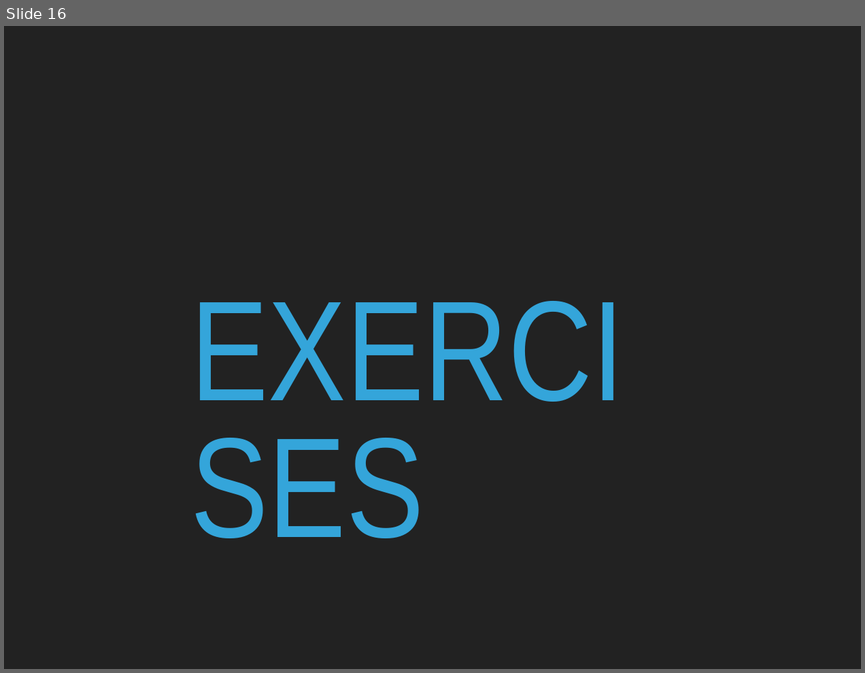
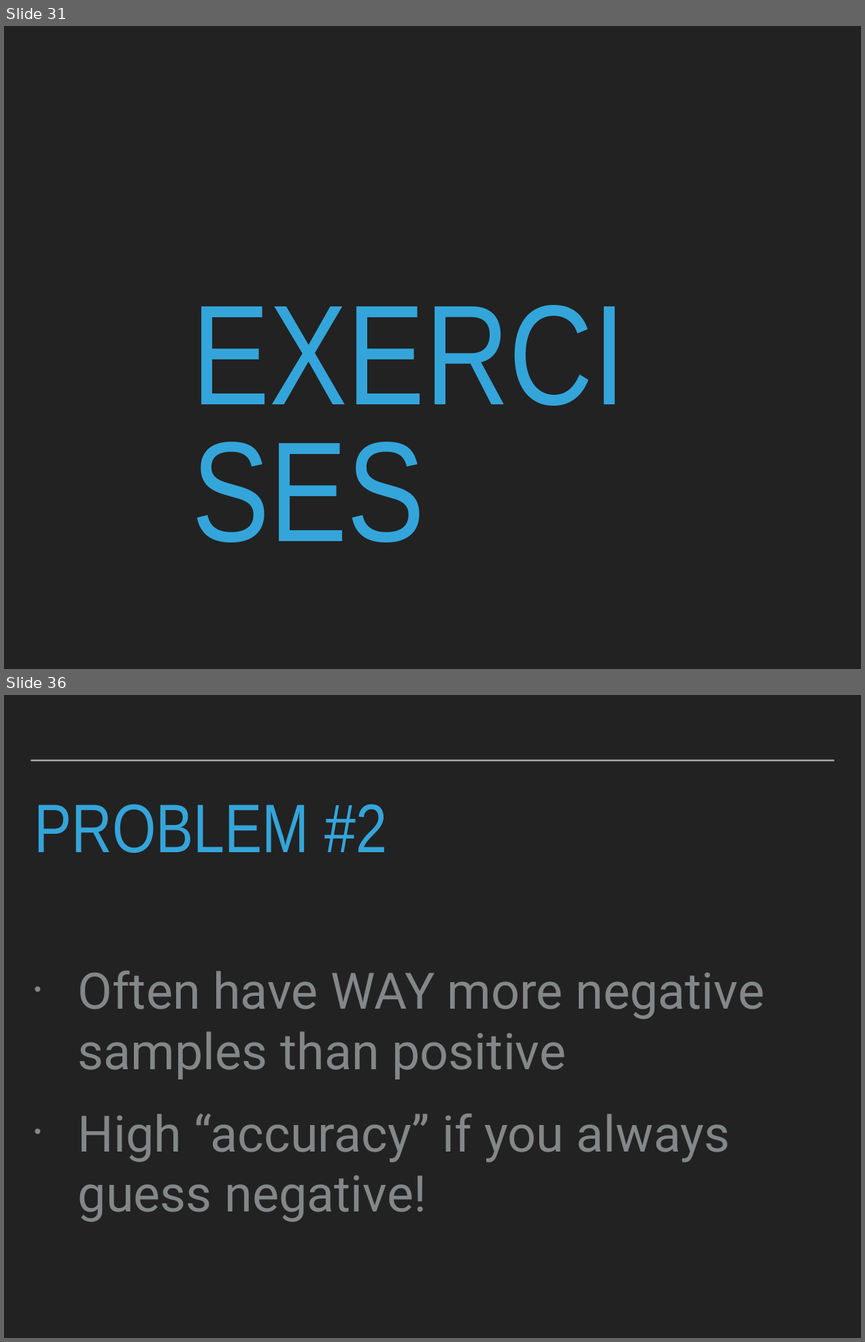
Before and after one commit to patricks1/noble-machine-learning, a slide deck: Session4/Session4_Slides.pptx. Shown one above the other, each under a label of ours: slide 16 before the commit, slides 31 and 36 after it; the slides between them are not shown. The pictures are 865x673 and 865x1342 pixels, drawn with LibreOffice and Linux fonts; fonts in the diff are those of the drawing. Boxes give left, top, right and bottom in pixels: in the first picture for what was removed or moved away, otherwise in the second. Text is boxed around its words. In the diff, an @@ line names an element or a change of style, - is before the commit and + after.

```diff
--- a/Session4/Session4_Slides.pptx
+++ b/Session4/Session4_Slides.pptx
@@ slide 36 added at <box>4,695,861,1338</box>, background #222222 @@
@@ line added from (31, 761) to (834, 761), #A6AAA9 2 pt @@
@@ title added at <box>34,804,388,853</box>, 82 pt, text #34A5DA @@
+PROBLEM #2
@@ text added at <box>78,970,764,1221</box>, 60 pt, text #838787 @@
+• Often have WAY more negative samples than positive
+• High “accuracy” if you always guess negative!
@@ what was slide 16 is now slide 31 @@
@@ slide 31 changed as well @@
@@ title "EXERCISES" rewrapped from <box>188,288,678,457</box> to <box>188,293,676,590</box> @@
```
Also in this commit, not shown: 40 other slides added, 42 slides removed, 4 other files.
